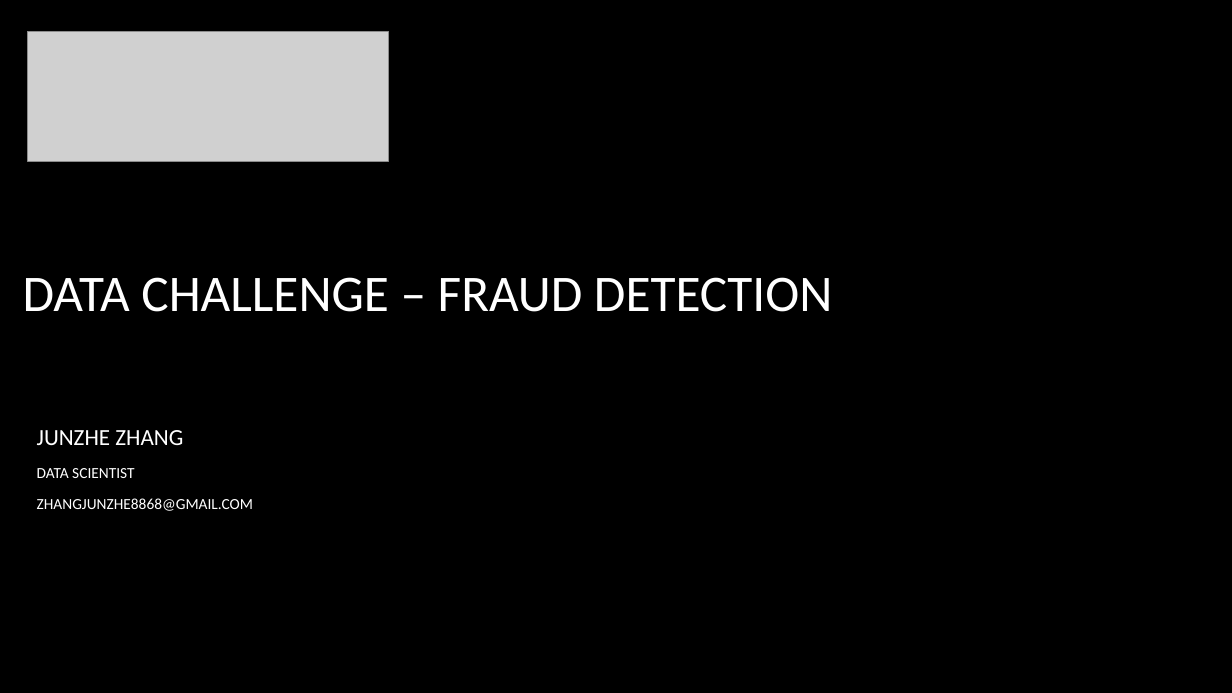
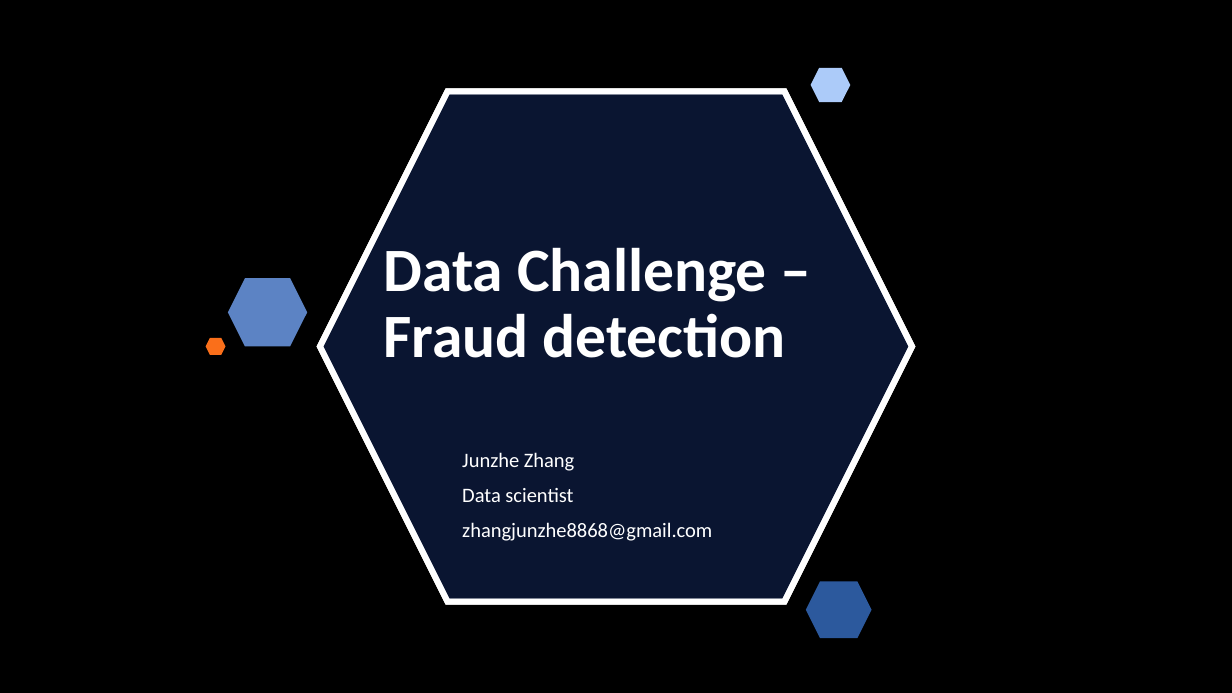
Before and after one commit to zhangjunzhe8868/Kaggle-FraudDetection, a slide deck: slide 1 of reports/Data Challenge – Fraud detection.pptx. Drawn at 1232x693 pixels with LibreOffice and Linux fonts; fonts in the diff are those of the drawing; grey boxes stand for pictures; background and template pictures are left out. Boxes give left, top, right and bottom in pixels: in the first picture for what was removed or moved away, otherwise in the second. Text is boxed around its words. In the diff, an @@ line names an element or a change of style, - is before the commit and + after.

```diff
--- a/reports/Data Challenge – Fraud detection.pptx
+++ b/reports/Data Challenge – Fraud detection.pptx
@@ picture removed at [28, 31, 389, 162] @@
@@ hexagon added at [811, 67, 850, 102], fill #ACCBF9 @@
@@ hexagon added at [320, 91, 912, 602], fill #11224E at 40% opacity, outline #FFFFFF 4.75 pt @@
@@ hexagon added at [320, 91, 912, 602], fill #11224E at 40% opacity, outline #FFFFFF 4.75 pt @@
@@ title "Data Challenge – Fraud detection" at [384, 247, 786, 358]: vertical alignment bottom to top @@
@@ title at [384, 247, 786, 358]: text changed; size 40 to 48 pt; bold on @@
-DATA CHALLENGE – FRAUD DETECTION
+Data Challenge – Fraud detection
@@ hexagon added at [228, 278, 308, 347], fill #5C83C4 @@
@@ hexagon added at [206, 338, 226, 356], fill #FA6F1A @@
@@ text "Junzhe Zhang" at [462, 452, 712, 541]: vertical alignment top to bottom @@
@@ text at [462, 452, 712, 541]: text changed; size 12 to 16 pt @@
-JUNZHE ZHANG
-DATA SCIENTIST
-ZHANGJUNZHE8868@GMAIL.COM
+Junzhe Zhang
+Data scientist
+zhangjunzhe8868@gmail.com
@@ hexagon added at [806, 581, 872, 638], fill #2C599D @@
```
Also in this commit, not shown: 5 other slides changed, 3 slides added, 6 slides removed, 2 other files.
